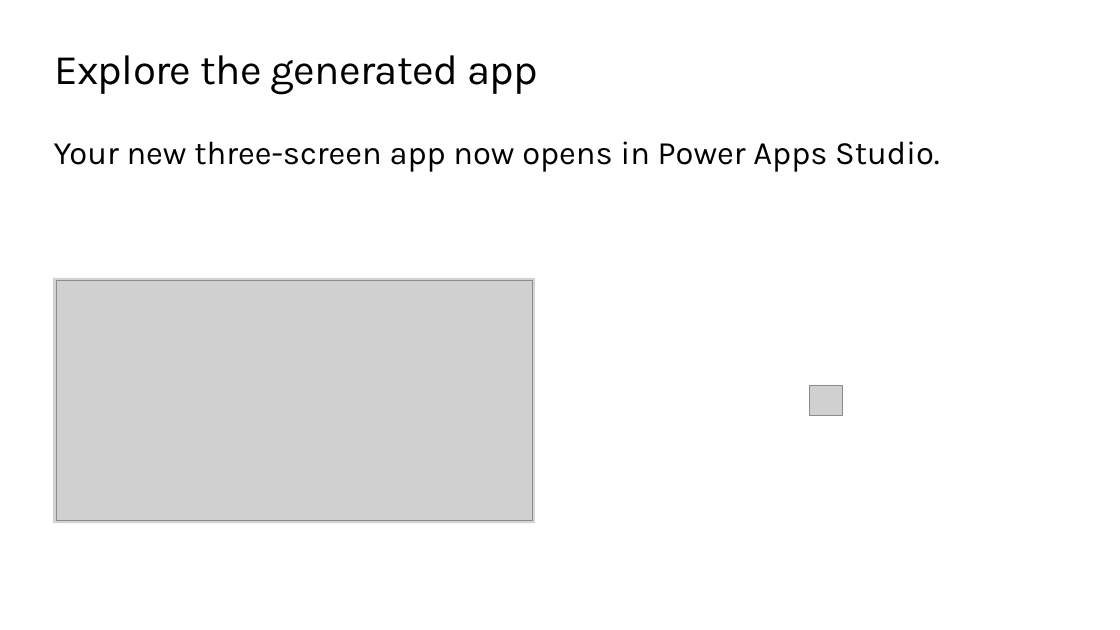
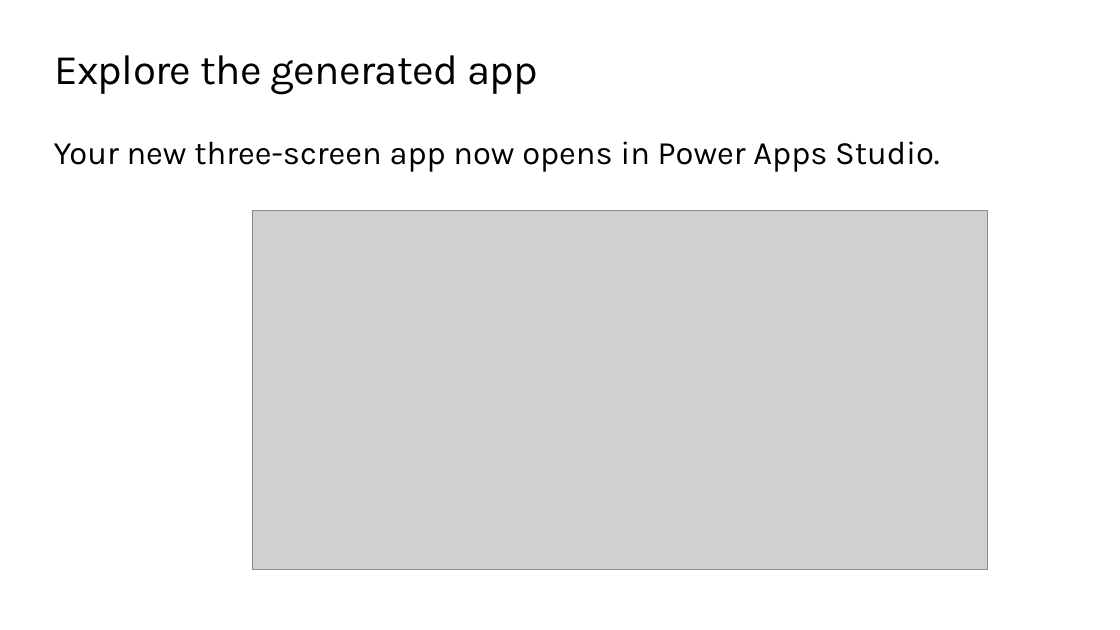
Before and after one commit to microsoft/workshop-library, a slide deck: slide 21 of full/power-platform-canvas-app/slides.pptx. Drawn at 1120x630 pixels with LibreOffice and Linux fonts; fonts in the diff are those of the drawing; grey boxes stand for pictures; background and template pictures are left out. Boxes give left, top, right and bottom in pixels: in the first picture for what was removed or moved away, otherwise in the second. Text is boxed around its words. In the diff, an @@ line names an element or a change of style, - is before the commit and + after.

```diff
--- a/full/power-platform-canvas-app/slides.pptx
+++ b/full/power-platform-canvas-app/slides.pptx
@@ picture resized from (x1=56, y1=281, x2=533, y2=520) to (x1=252, y1=211, x2=987, y2=571) @@
@@ rectangle removed at (x1=53, y1=278, x2=535, y2=523) @@
@@ picture removed at (x1=810, y1=386, x2=843, y2=415) @@
```
Also in this commit, not shown: 4 other slides changed, 1 slide added, 3 slides removed.
